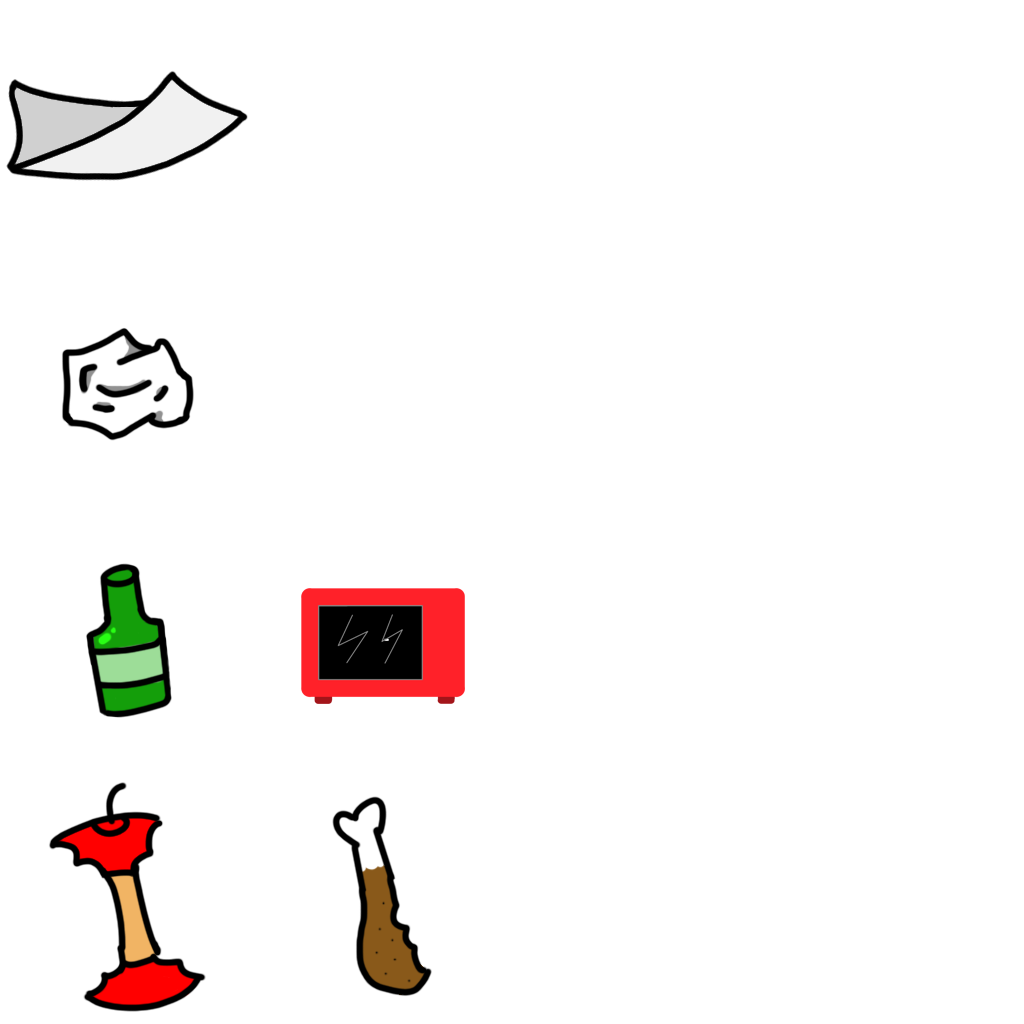
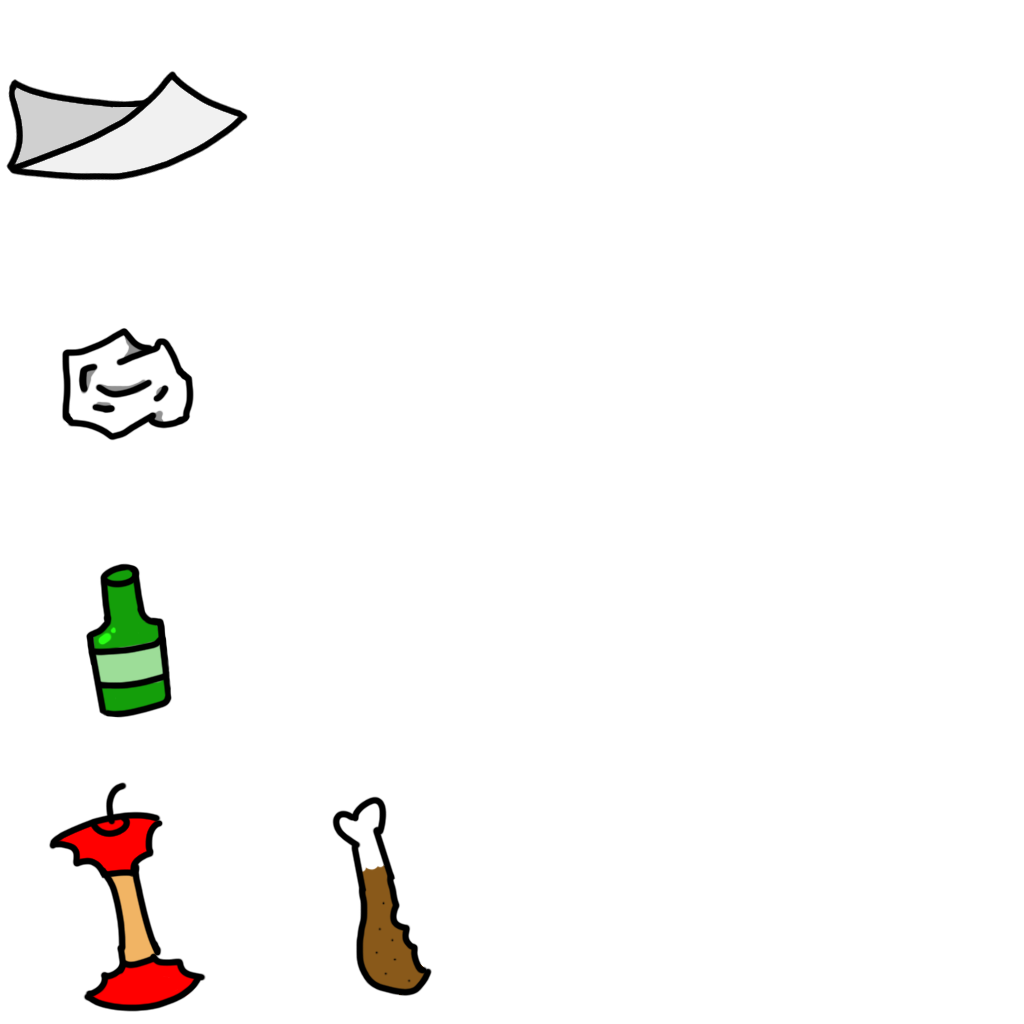
Layers edited between the first and the second 1024px x 1024px image:
removed layer "레이어 1" over [301, 588, 465, 704]
